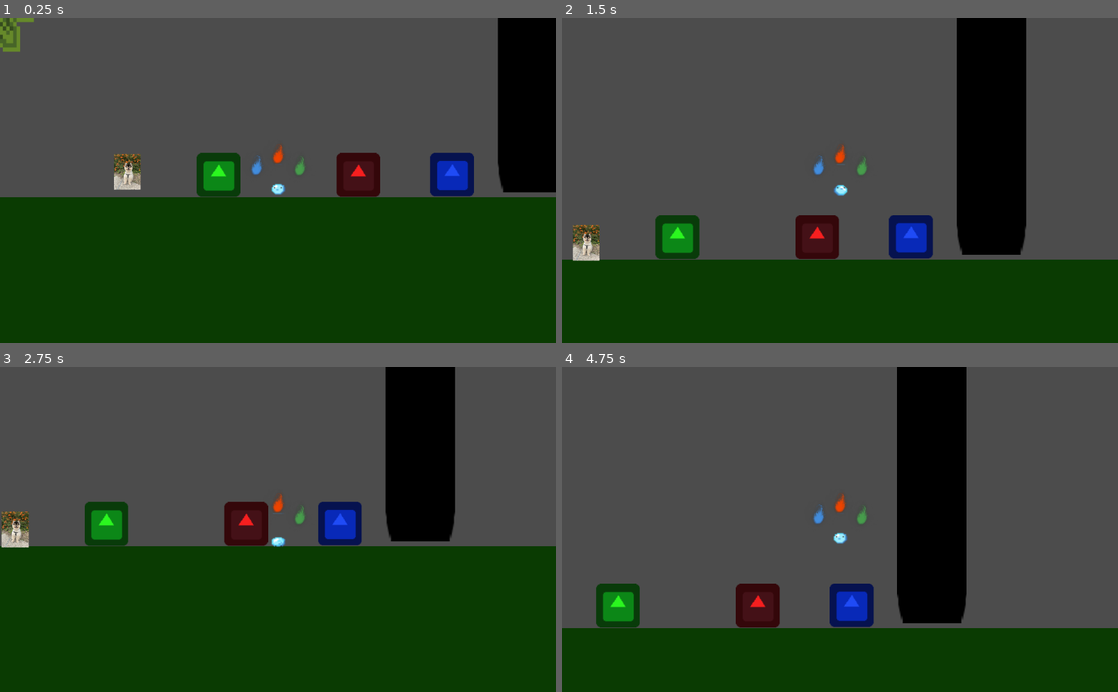
Above: before the commit, frames 1-4 (two rows, left to right).
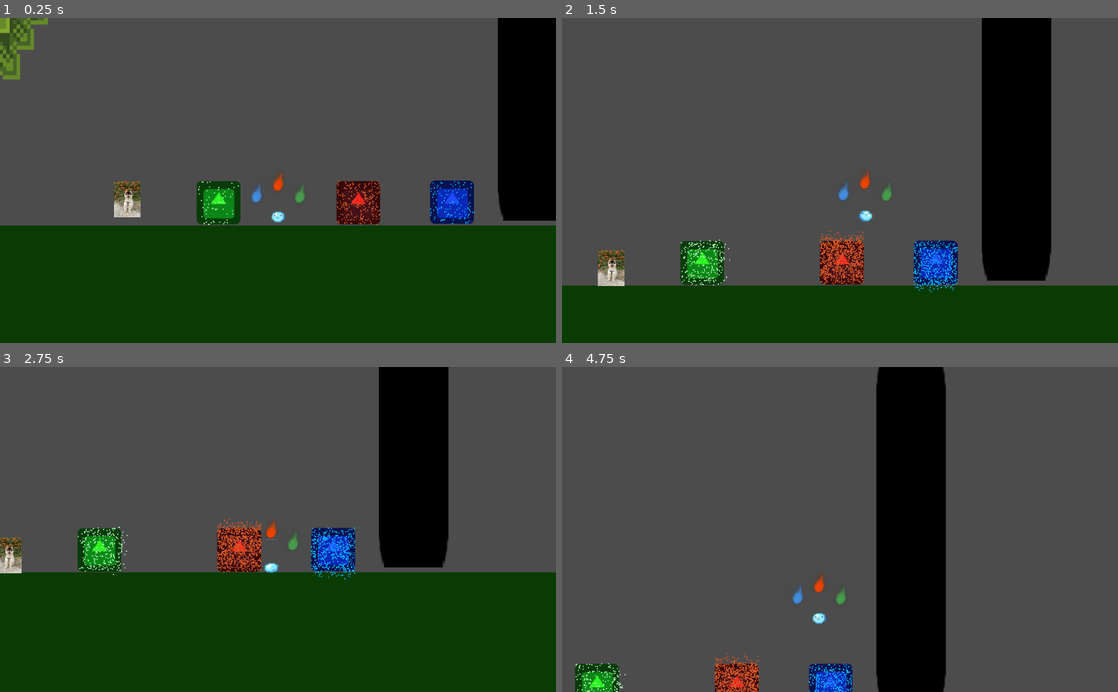
Above: after the commit, the same moments.

Repository: mccomicke3/Indigo_Sprint2
Game: Godot game, scene res://BaseWorld.tscn
Two runs of this game, one before a commit and one after it. Both use one fixed random seed, a clock stepped at 60 frames per second and the inputs below. The engine's default icon, where the game draws it, is replaced by a stand-in: a white triangle on a blue panel in a dark square.
Inputs:
- Up to frame 1 (0.25 s): no input
- Up to frame 2 (1.5 s): hold Right (ui_right) from 0.53 s (still down); tap Up (ui_up) at 0.77 s
- Up to frame 3 (2.75 s): tap Up (ui_up) at 1.52 s; release Right (ui_right) at 2.03 s; hold Left (ui_left) from 2.03 s (still down)
- Up to frame 4 (4.75 s): release Left (ui_left) at 2.78 s; hold Right (ui_right) 2.78-4.28 s; tap Up (ui_up) at 3.02, 3.77, 4.52 s; hold Left (ui_left) from 4.28 s (still down)

The runs differ from the first frame. In frame 1, 13% of the frame differs, in the area x 0-100%, y 0-64%; in frame 2, 19%; in frame 3, 13%; in frame 4, 29%, in the area x 0-100%, y 0-100%.

Commit message:
added camera drag and particles on elements
- added camera drag (camera smoothing)
- added elemental particles to objects

Diff:
--- a/TestPlatformer/BaseWorld.tscn
+++ b/TestPlatformer/BaseWorld.tscn
@@ -28,6 +28,38 @@
 [sub_resource type="RectangleShape2D" id=4]
 extents = Vector2( 21.5877, 20.4719 )
 
+[sub_resource type="ParticlesMaterial" id=10]
+emission_shape = 2
+emission_box_extents = Vector3( 20, 20, 1 )
+flag_disable_z = true
+gravity = Vector3( 0, -20, 0 )
+orbit_velocity = 0.0
+orbit_velocity_random = 0.0
+color = Color( 0.847059, 0.34902, 0.156863, 1 )
+
+[sub_resource type="ParticlesMaterial" id=11]
+trail_divisor = 2
+emission_shape = 2
+emission_box_extents = Vector3( 20, 20, 1 )
+flag_disable_z = true
+gravity = Vector3( 0, 15, 0 )
+initial_velocity_random = 1.0
+orbit_velocity = 0.0
+orbit_velocity_random = 0.0
+color = Color( 0.0392157, 0.705882, 1, 1 )
+
+[sub_resource type="ParticlesMaterial" id=12]
+trail_divisor = 2
+emission_shape = 2
+emission_box_extents = Vector3( 20, 20, 1 )
+flag_disable_z = true
+gravity = Vector3( 0, 0, 0 )
+initial_velocity = 10.0
+initial_velocity_random = 1.0
+orbit_velocity = 0.0
+orbit_velocity_random = 0.0
+color = Color( 0.67451, 0.956863, 0.694118, 1 )
+
 [sub_resource type="RectangleShape2D" id=5]
 extents = Vector2( 31.9615, 40.4447 )
 
@@ -156,10 +188,13 @@
 scale = Vector2( 0.628502, 0.628502 )
 texture = ExtResource( 1 )
 
+[node name="Particles2D" type="Particles2D" parent="Fire"]
+amount = 1000
+process_material = SubResource( 10 )
+
 [node name="Water" type="StaticBody2D" parent="." groups=[
 "water",
 ]]
-editor/display_folded = true
 position = Vector2( 526.358, 177.419 )
 __meta__ = {
 "_edit_group_": true
@@ -173,6 +208,10 @@
 scale = Vector2( 0.628502, 0.628502 )
 texture = ExtResource( 1 )
 
+[node name="Particles2D" type="Particles2D" parent="Water"]
+amount = 1000
+process_material = SubResource( 11 )
+
 [node name="Wind" type="StaticBody2D" parent="." groups=[
 "wind",
 ]]
@@ -189,6 +228,10 @@
 modulate = Color( 0.172549, 0.968627, 0.12549, 1 )
 scale = Vector2( 0.628502, 0.628502 )
 texture = ExtResource( 1 )
+
+[node name="Particles2D" type="Particles2D" parent="Wind"]
+amount = 500
+process_material = SubResource( 12 )
 
 [node name="Tree" type="StaticBody2D" parent="." groups=[
 "WorldStatic",
@@ -210,6 +253,7 @@
 shape = SubResource( 5 )
 
 [node name="Player" type="KinematicBody2D" parent="."]
+editor/display_folded = true
 position = Vector2( 366.015, 145.322 )
 script = ExtResource( 4 )
 
@@ -234,6 +278,8 @@
 pause_mode = 2
 current = true
 zoom = Vector2( 0.5, 0.5 )
+smoothing_enabled = true
+smoothing_speed = 4.0
 drag_margin_left = 0.05
 drag_margin_top = 0.05
 drag_margin_right = 0.05
@@ -241,6 +287,7 @@
 
 [node name="Menu" type="Control" parent="Player"]
 pause_mode = 2
+visible = false
 anchor_left = 0.5
 anchor_top = 0.5
 anchor_right = 0.5
Not shown: 1 places in TestPlatformer/BaseWorld.tscn that only renumber resources
